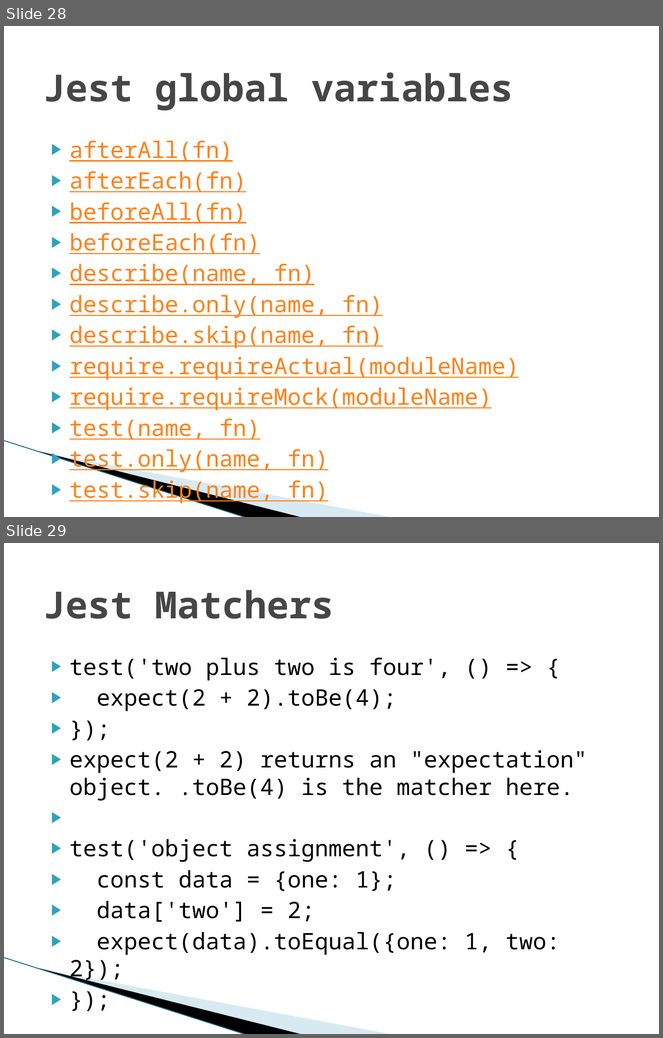
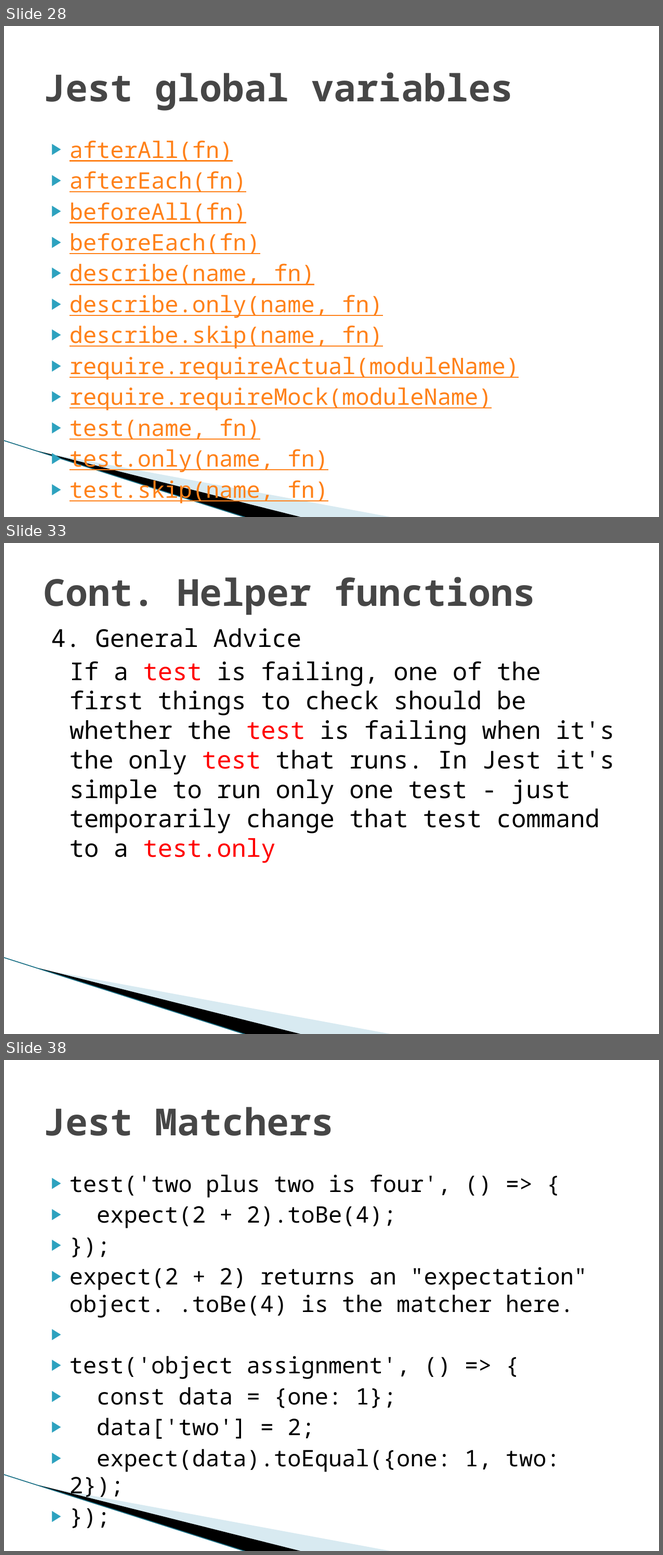
Before and after one commit to vsingh-techracers/sample-redux-app, a slide deck: Jest-presentation.pptx. Shown one above the other, each under a label of ours: slides 28 and 29 before the commit, slides 28, 33 and 38 after it; the slides between them are not shown. The pictures are 663x1038 and 663x1555 pixels, drawn with LibreOffice and Linux fonts; fonts in the diff are those of the drawing; background and template pictures are left out. Boxes give left, top, right and bottom in pixels: in the first picture for what was removed or moved away, otherwise in the second. Text is boxed around its words. In the diff, an @@ line names an element or a change of style, - is before the commit and + after.

```diff
--- a/Jest-presentation.pptx
+++ b/Jest-presentation.pptx
@@ slide 33 added at [4,543,659,1034], background #FFFFFF; not listed: 3 template elements that a slide beside it also shows @@
@@ title added at [43,577,535,615], 41 pt, text #464646, bold @@
+Cont. Helper functions
@@ text added at [51,628,614,863], 27 pt, text #000000 @@
+4. General Advice
+If a test is failing, one of the first things to check should be whether the test is failing when it's the only test that runs. In Jest it's simple to run only one test - just temporarily change that test command to a test.only
@@ what was slide 29 is now slide 38 @@
```
Also in this commit, not shown: 1 slide changed, 15 other slides added.
